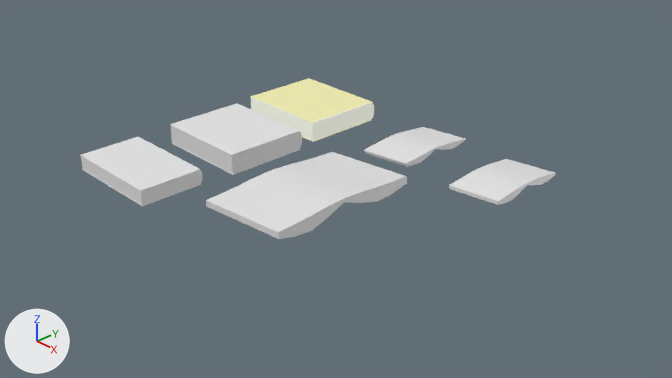
The Blender file blender_models/tools/books.blend, before and after one commit.
Both versions are drawn from the file's camera 'Camera'. The lights are fixed; the arrows at lower left show +X, +Y and +Z.
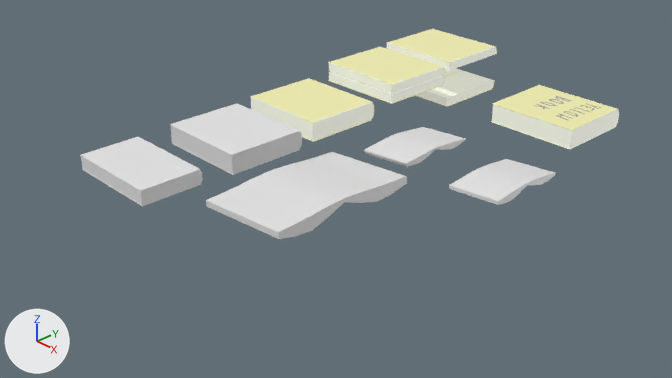
Diff of the bpy script that builds the scene:
```diff
--- a/blender_models/tools/books.blend.py
+++ b/blender_models/tools/books.blend.py
@@ me_cube_009 @@
+me_cube_009.from_pydata(...)  # 88 vertices, 71 faces; spans x -0.85..1.17, y -1.28..0.82, z 0.14..1.18
+me_cube_009.materials.append(mat_material_001)  # picture img_bookmaterial1_png
@@ me_cube_008 @@
+me_cube_008.from_pydata(...)  # 64 vertices, 56 faces; spans x -0.85..1.18, y -1.29..0.82, z 1.16..2.16
+me_cube_008.materials.append(mat_material_001)  # picture img_bookmaterial1_png
@@ me_cube_007 @@
+me_cube_007.from_pydata(...)  # 152 vertices, 127 faces; spans x -0.85..1.18, y -1.29..0.82, z 0.04..2.16
+me_cube_007.materials.append(mat_material_001)  # picture img_bookmaterial1_png
@@ ob_cube_009 @@
+ob_cube_009 = bpy.data.objects.new('Cube.009', me_cube_009)
+ob_cube_009.location = (0.54, 4.06, 0.1)
+ob_cube_009.rotation_euler = (0.0, -3.142, 0.0)  # degrees (0, -180, 0)
+ob_cube_009.scale = (0.674, 0.566, 0.145)
@@ ob_cube_008 @@
+ob_cube_008 = bpy.data.objects.new('Cube.008', me_cube_008)
+ob_cube_008.location = (0.54, 4.06, 0.1)
+ob_cube_008.rotation_euler = (0.0, 3.142, 0.0)  # degrees (0, 180, 0)
+ob_cube_008.scale = (0.674, 0.566, 0.145)
@@ ob_cube_011 @@
+ob_cube_011 = bpy.data.objects.new('Cube.011', me_cube_009.copy())
+ob_cube_011.location = (-2.23, 4.5, -0.45)
+ob_cube_011.scale = (0.674, 0.566, 0.145)
@@ ob_cube_010 @@
+ob_cube_010 = bpy.data.objects.new('Cube.010', me_cube_008.copy())
+ob_cube_010.location = (-2.23, 4.5, -0.01)
+ob_cube_010.scale = (0.674, 0.566, 0.145)
@@ ob_cube_007 @@
+ob_cube_007 = bpy.data.objects.new('Cube.007', me_cube_007)
+ob_cube_007.location = (-2.15, 3.14, -0.01)
+ob_cube_007.scale = (0.674, 0.566, 0.145)
```

Pixel boxes [x1, y1, x2, y2] of what changed, in the pictures (672 x 378 px):
'Cube.007', added
    after: [328, 47, 446, 104]
'Cube.009', added
    after: [492, 85, 619, 140]
'Cube.010', added
    after: [387, 29, 497, 71]
'Cube.011', added
    after: [415, 68, 495, 107]
'Cube.008', added
    after: [491, 113, 619, 149]
